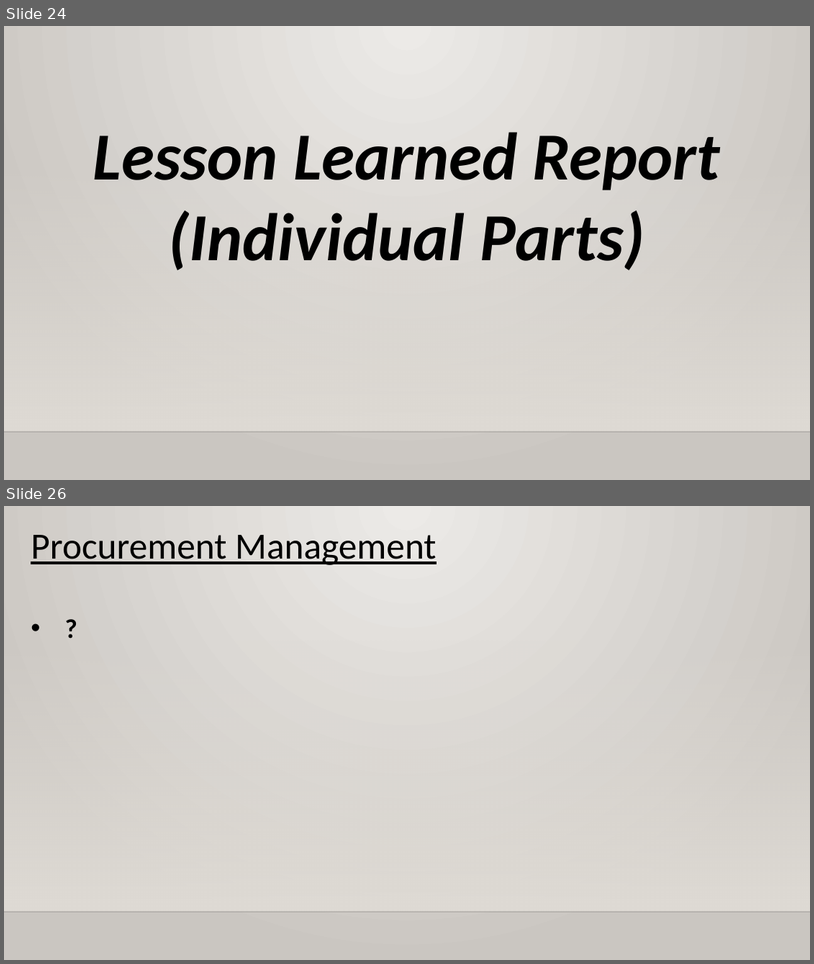
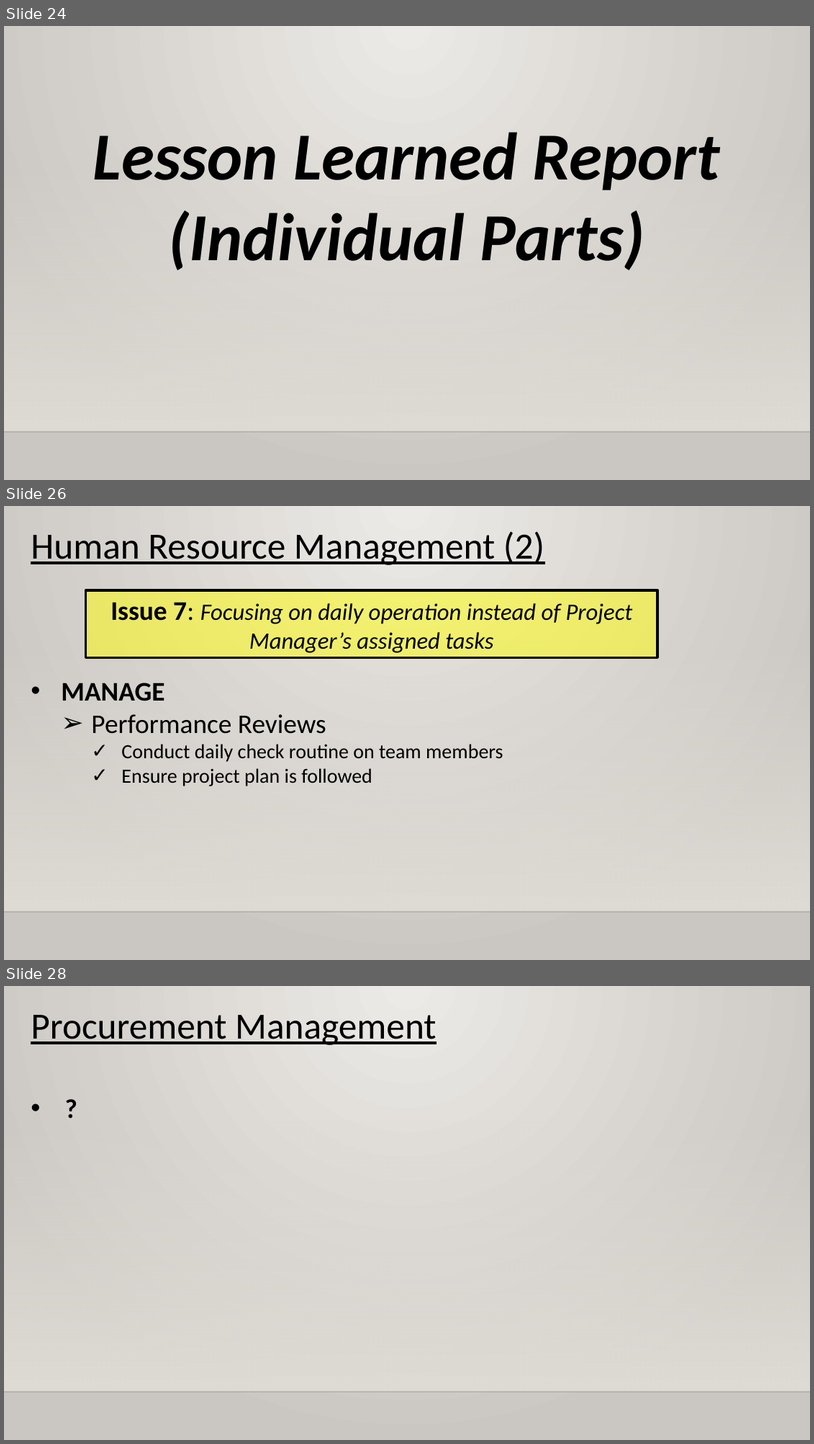
Before and after one commit to XtremisStudio/Project-Management, a slide deck: [zhiyinEdit]PRMGT_Presentation.pptx. Shown one above the other, each under a label of ours: slides 24 and 26 before the commit, slides 24, 26 and 28 after it; the slides between them are not shown. The pictures are 814x964 and 814x1444 pixels, drawn with LibreOffice and Linux fonts; fonts in the diff are those of the drawing; background and template pictures are left out. Boxes give left, top, right and bottom in pixels: in the first picture for what was removed or moved away, otherwise in the second. Text is boxed around its words. In the diff, an @@ line names an element or a change of style, - is before the commit and + after.

Commit message:
HRM slides

```diff
--- a/[zhiyinEdit]PRMGT_Presentation.pptx
+++ b/[zhiyinEdit]PRMGT_Presentation.pptx
@@ slide 26 added at [4, 506, 810, 960], background gradient #ECEAE7 to #CAC7C1; not listed: 2 template elements that a slide beside it also shows @@
@@ text added at [31, 531, 545, 565], 44 pt, text #000000, underline @@
+Human Resource Management (2)
@@ rectangle added at [85, 590, 658, 657], fill #FFFF00 at 50% opacity, outline #000000 3 pt, 28 pt, text #000000, italic @@
+Issue 7: Focusing on daily operation instead of Project Manager’s assigned tasks
@@ text added at [61, 682, 504, 786], 24 pt, text #000000 @@
+• MANAGE
+  ➢ Performance Reviews
+    ✓ Conduct daily check routine on team members
+    ✓ Ensure project plan is followed
@@ what was slide 26 is now slide 28 @@
```
Also in this commit, not shown: 2 slides changed, 1 other slide added.
